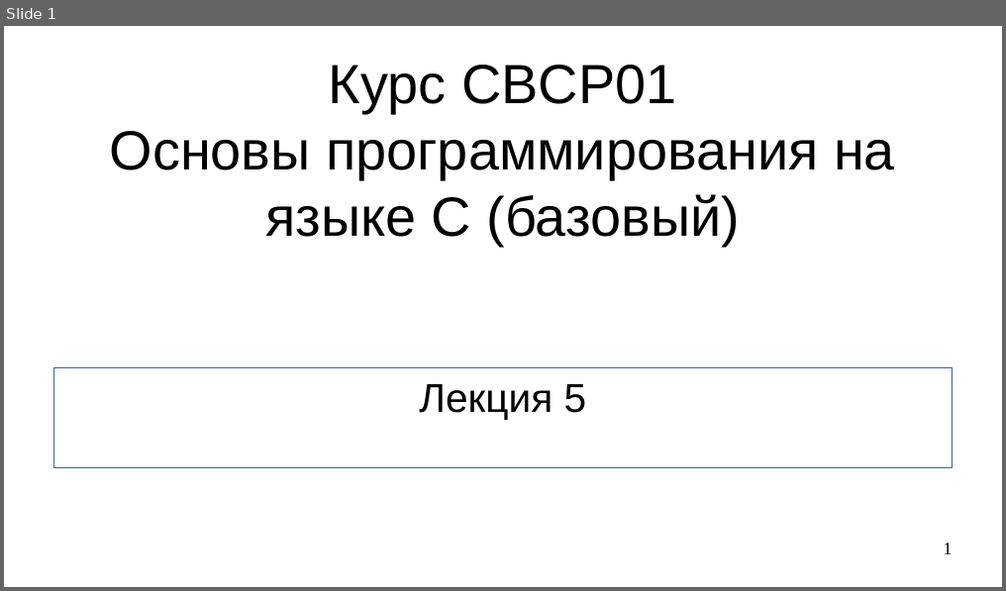
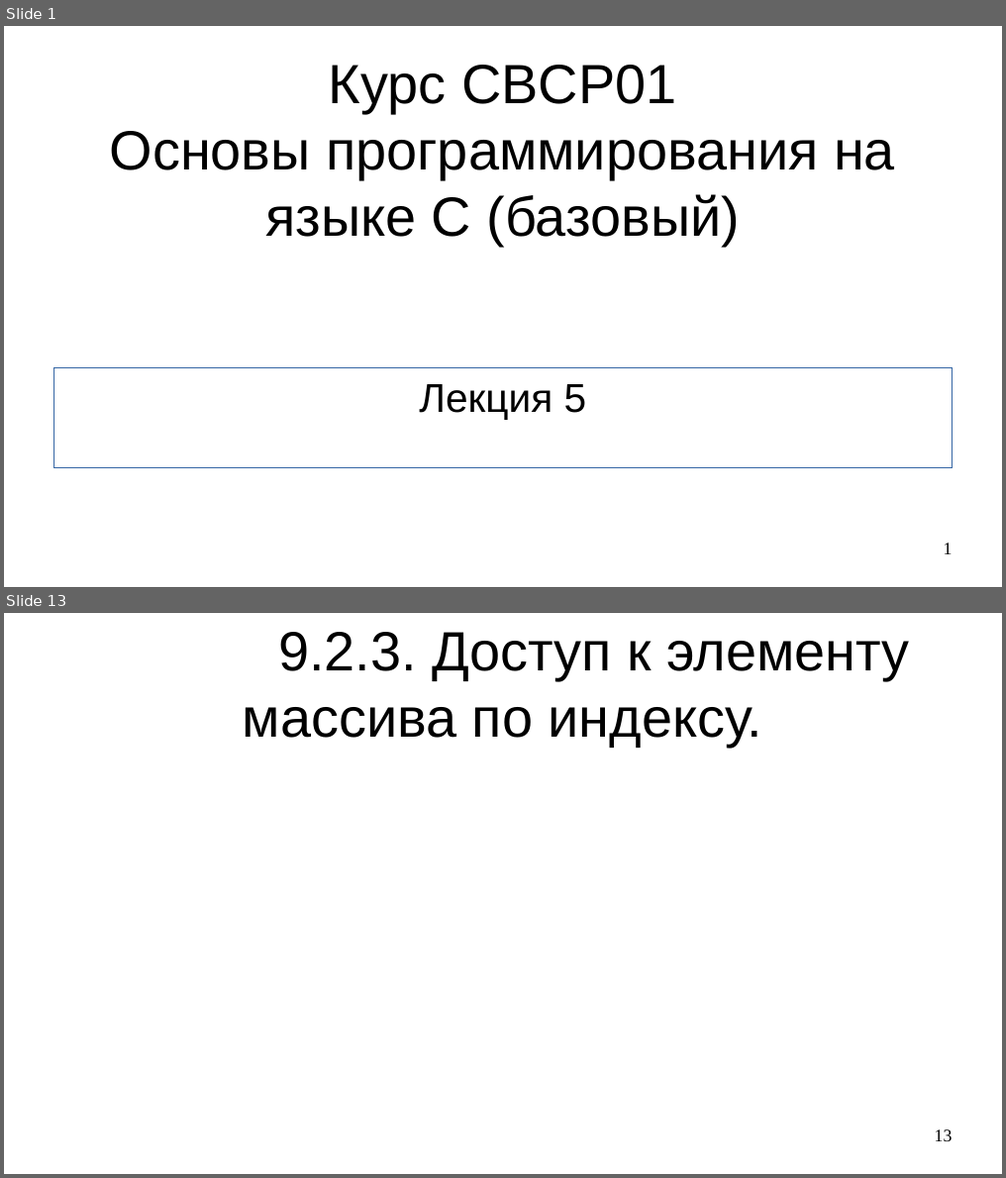
Before and after one commit to steelcraft/stud-lab, a slide deck: Лекции/CBCP01#L5.odp. Shown one above the other, each under a label of ours: slide 1 before the commit, slides 1 and 13 after it; the slides between them are not shown. The pictures are 1006x591 and 1006x1178 pixels, drawn with LibreOffice and Linux fonts; fonts in the diff are those of the drawing. Boxes give left, top, right and bottom in pixels: in the first picture for what was removed or moved away, otherwise in the second. Text is boxed around its words. In the diff, an @@ line names an element or a change of style, - is before the commit and + after.

```diff
--- a/Лекции/CBCP01#L5.odp
+++ b/Лекции/CBCP01#L5.odp
@@ slide 13 added at (4,613,1002,1174), background #FFFFFF @@
@@ title added at (243,632,909,747), 44 pt, text #000000 @@
+9.2.3. Доступ к элементу массива по индексу.
@@ page number added at (935,1130,952,1142), 14 pt, text #000000 @@
+13
```
Also in this commit, not shown: 17 other slides added.
